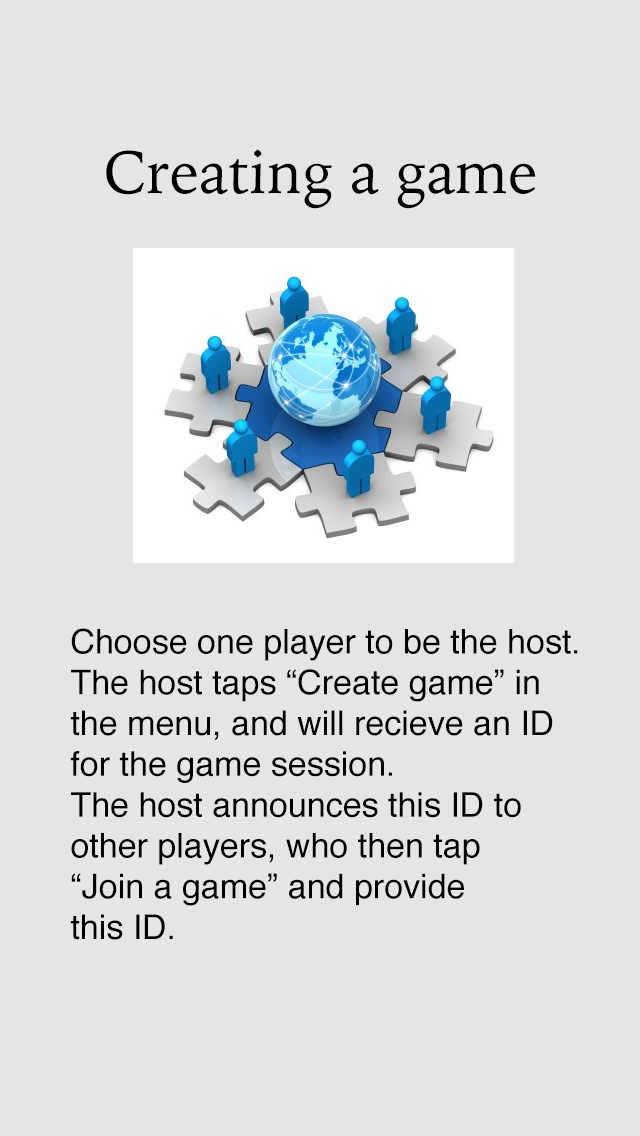
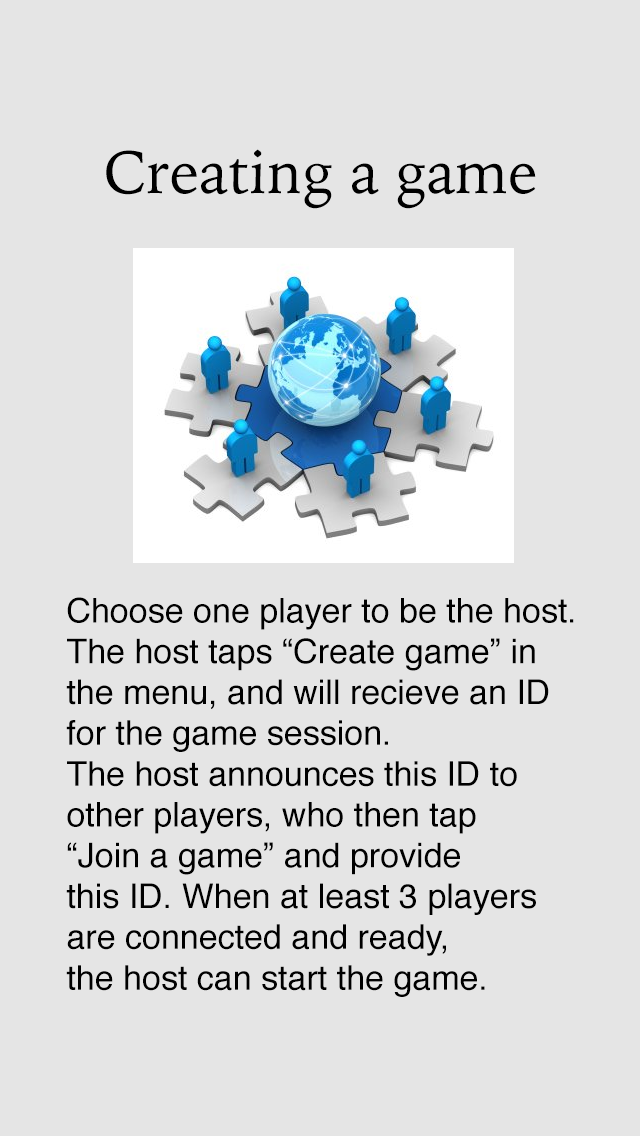
Revision of a layered 640 x 1136 image; what changed, layer by layer:
painted on "Choose one player to be the host. The host taps “Create game” i" over <box>66,597,578,997</box>
